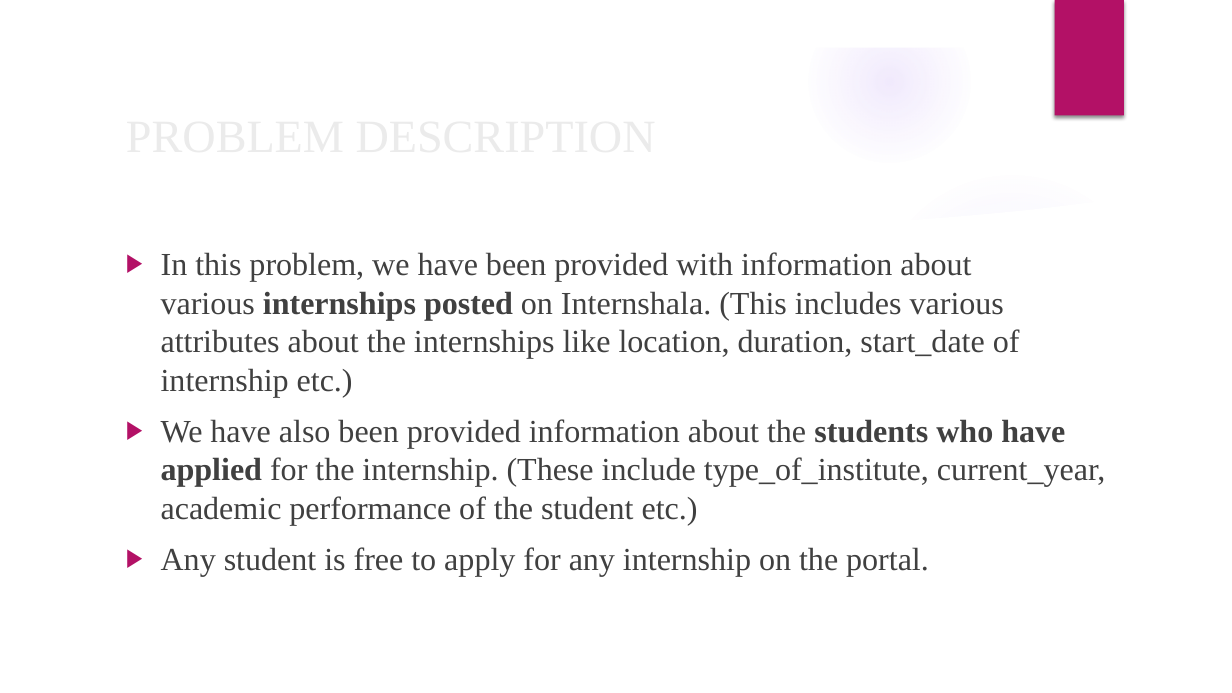
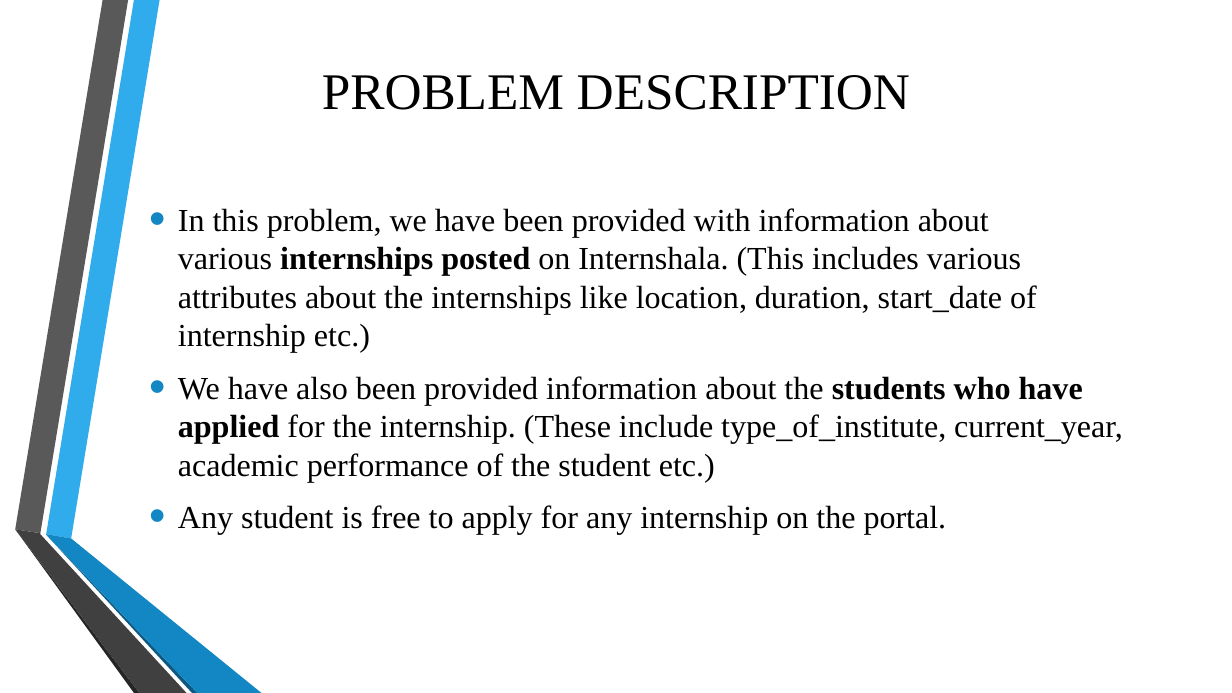
Before and after one commit to nihitjain11/IBM_MiniProject-II, a slide deck: slide 4 of Presentation1.pptx (slide 12 before the commit). Drawn at 1232x693 pixels with LibreOffice and Linux fonts; fonts in the diff are those of the drawing; background and template pictures are left out. Boxes give left, top, right and bottom in pixels: in the first picture for what was removed or moved away, otherwise in the second. Text is boxed around its words. In the diff, an @@ line names an element or a change of style, - is before the commit and + after.

```diff
--- a/Presentation1.pptx
+++ b/Presentation1.pptx
@@ group removed at [0, 0, 1232, 693]: 4 ellipses, 3 freeform shapes @@
@@ title "PROBLEM DESCRIPTION": place and size @@
-title "PROBLEM DESCRIPTION" at [249, 252, 364, 282]
+title "PROBLEM DESCRIPTION" at [322, 75, 910, 110]
@@ title "PROBLEM DESCRIPTION" at [322, 75, 910, 110]: size 36 to 40 pt, text colour #EBEBEB to #000000; alignment left to centre @@
@@ rectangle removed at [1055, 0, 1124, 116] @@
@@ text "In this problem, we have ...": place and size @@
-text "In this problem, we have ..." at [161, 252, 1106, 577]
+text "In this problem, we have ..." at [178, 208, 1123, 535]
@@ text "In this problem, we have ..." at [178, 208, 1123, 535]: text colour #404040 to #000000; bullet ▶ to •; more space between paragraphs; bullet colour #B31166 to #1287C3; vertical alignment top to middle @@
@@ group added at [15, 0, 262, 693]: 6 freeform shapes @@
```
Also in this commit, not shown: 12 other slides changed, 7 slides added, 3 slides removed.
